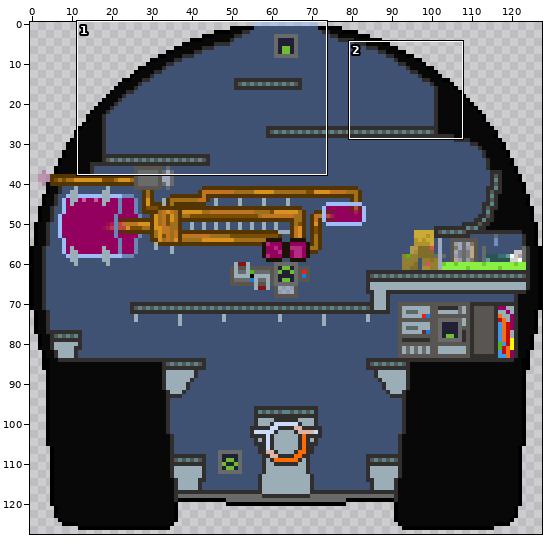
Sprite sheet -- ressources/Ship_anim/ship_body_int/ship_int3.png. The first picture is a wide view before the edit; the outline marks the close-up.
Close-up. The starting point:
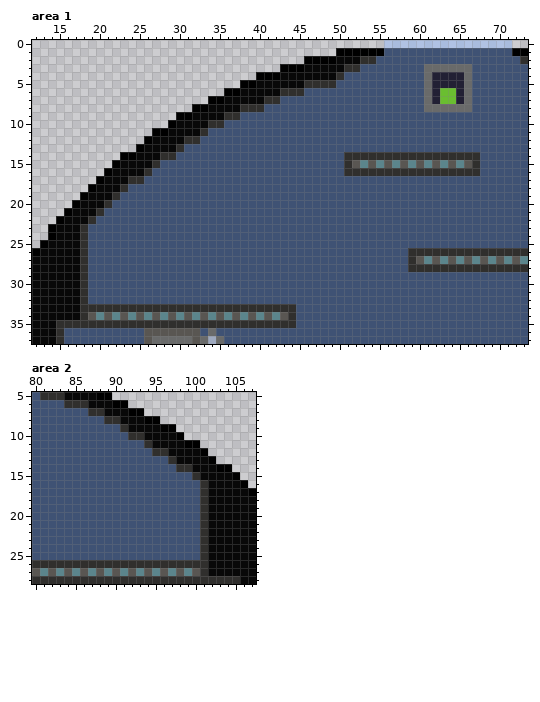
The file is 128x128 pixels. Colours within 5 levels of each other are drawn and written as one. Shown: area 1: x 12..73, y 0..37; area 2: x 80..107, y 5..28.
The same view after the edit:
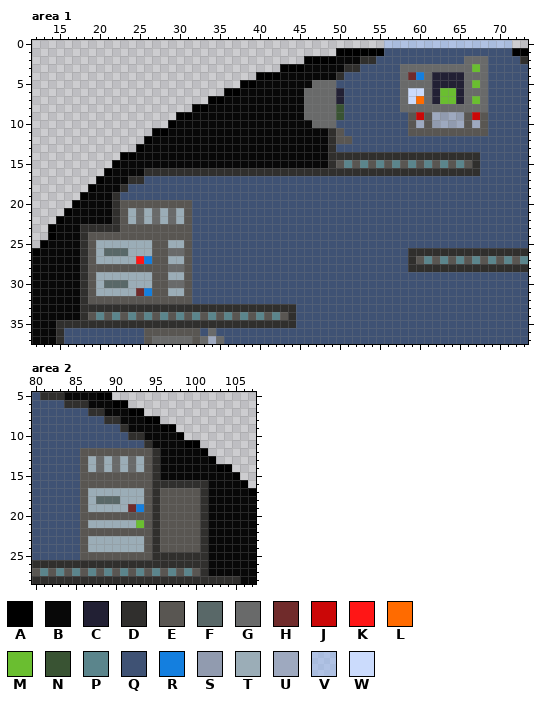
Palette (. is transparent): A #000000  B #080808  C #222034  D #302f2d  E #595652  F #596868  G #696a6a  H #702b2b  J #cb0707  K #ff1616  L #ff6b00  M #6abe30  N #395333  P #5b858c  Q #3f5274  R #147fdf  S #919baf  T #9badb7  U #9ea9bf  V #9abaf393  W #cbdbfc
Diff:
Changed rows in their new state; - is an unchanged pixel.
Area 1:
first column x 27:
 2 ---------------------------------------GGG
 3 -------------------------------GGG------MG
 4 -------------------------------GHR------GG
 5 -------------------BGGG--------GGG------MG
 6 ----------------BBBGGGGC-------GWW------GG
 7 --------------BBBBBGGGGC-------GWL------MG
 8 -----------BBBBBBBBGGGGN-------GGG------GG
 9 ---------BBBBBBBBBBGGGGN--------EJEUSUSEJE
10 -------BBBBBBBBBBBBBGGG---------EUESUSUEUE
11 ------BBBBBBBBBBBBBBBBDE--------EEEEEEEEEE
12 ----BBBBBBBBBBBBBBBBBBDEE-----------------
13 ---BBBBBBBBBBBBBBBBBBBD-------------------
14 -BBBBBBBBBBBBBBBBBBBBBDD------------------
15 BBBBBBBBBBBBBBBBBBBBBBDEP-----------------
16 DDDDDDDDDDDDDDDDDDDDDDDD------------------
first column x 19:
20 --BDEEEEEEEEE
21 -BBDETGTGTGTE
22 BBBDETGTGTGTE
23 DDDDEEEEEEEEE
24 EEEEEEEEEEEEE
25 ETTTTTTTEETTE
26 ETFFFTTTEEGGE
27 ETTTTTKREETTE
28 EEEEEEEEEEGGE
29 ETTTTTTTEETTE
30 ETFFFTTTEEGGE
31 ETTTTTHREETTE
32 EEEEEEEEEEEEE
Area 2:
first column x 86:
12 EEEEEEEEE-B----
13 ETGTGTGTEDBB---
14 ETGTGTGTEDBBBB-
15 EEEEEEEEEDBBBBB
16 EEEEEEEEEDDDDDD
17 ETTTTTTTEDEEEEE
18 ETFFFTTTEDEEEEE
19 ETTTTTHREDEEEEE
20 EEEEEEEEEDEEEEE
21 ETTTTTTMEDEEEEE
22 EEEEEEEEEDEEEEE
23 ETTTTTTTEDEEEEE
24 ETTTTTTTEDEEEEE
25 EEEEEEEEEDDDDDD
